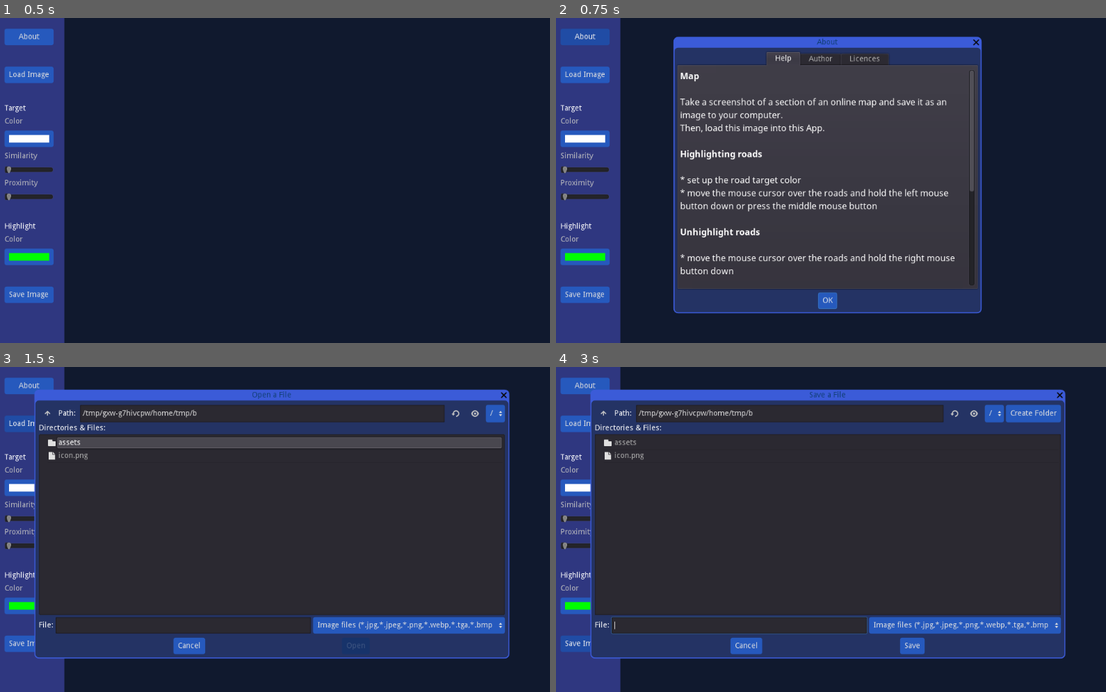
Above: before the commit, frames 1-4 (two rows, left to right).
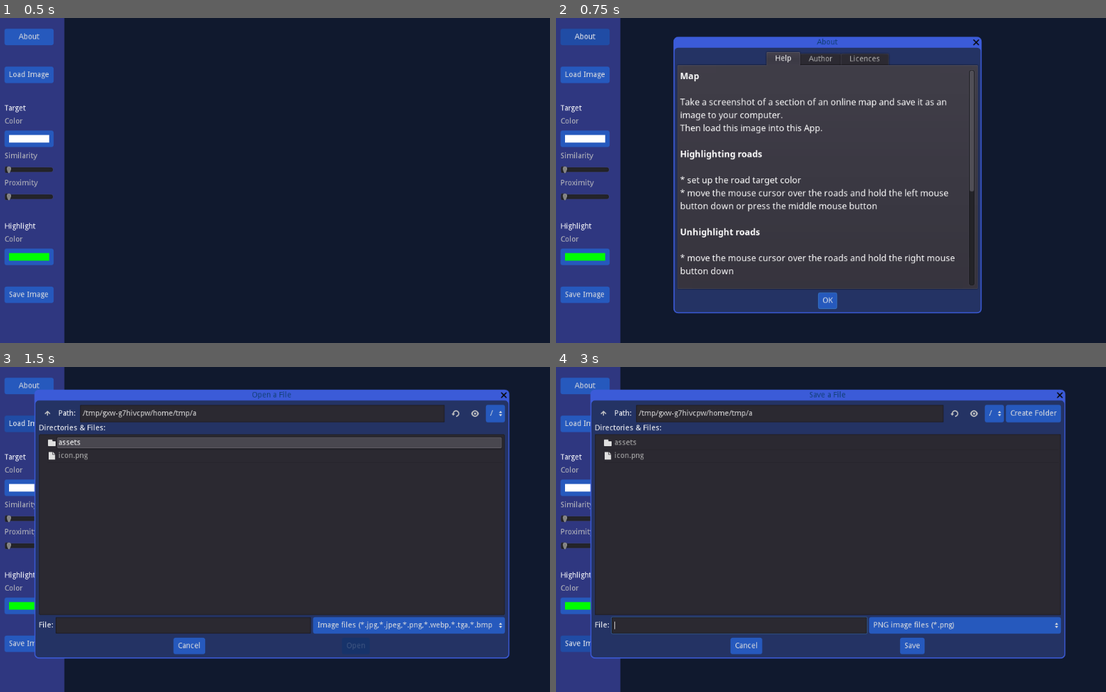
Above: after the commit, the same moments.

Repository: andrew-wilkes/color-replacement-brush
Game: Godot game, scene res://Main.tscn
Two runs of this game, one before a commit and one after it. Both use one fixed random seed, a clock stepped at 60 frames per second and the inputs below.
Inputs (mouse positions are in pixels of both pictures, inside the frame that each line leads up to):
- Up to frame 1 (0.5 s): no input
- Up to frame 2 (0.75 s): click "About" at 0.5 s
- Up to frame 3 (1.5 s): click "Load Image" at 1.25 s
- Up to frame 4 (3 s): click (737, 627) at 2.02 s; type "12" at 2.1 s; click "Save Image" at 2.75 s

Frame 1 is identical in both runs. In frame 2, 0.3% of the frame differs, in the area x 26-49%, y 32-36%; in frame 3, less than 0.1%; in frame 4, 0.3%, in the area x 35-90%, y 13-81%.

Commit message:
Clean up the code

Diff:
--- a/src/Main.gd
+++ b/src/Main.gd
@@ -3,6 +3,8 @@
 enum { SAVING, LOADING }
 
 const CELL_SIZE = 4 # e.g. 4 x 4 pixels square
+const INPUT_FILE_FILTERS = "*.jpg,*.jpeg,*.png,*.webp,*.tga,*.bmp ; Image files"
+const OUTPUT_FILE_FILTERS = "*.png ; PNG image files"
 
 onready var file_dialog: FileDialog = $c/FileDialog
 
@@ -30,72 +32,6 @@
 	get_node("%ReplacementColor").color = settings.replacement_color
 	set_replacement_color(settings.replacement_color)
 	Input.use_accumulated_input = true
-
-
-func _on_LoadImage_pressed():
-	file_mode = LOADING
-	file_dialog.mode = FileDialog.MODE_OPEN_FILE
-	file_dialog.current_dir = settings.load_dir
-	show_file_dialog()
-
-
-func _on_SaveImage_pressed():
-	file_mode = SAVING
-	file_dialog.mode = FileDialog.MODE_SAVE_FILE
-	file_dialog.current_dir = settings.save_dir
-	show_file_dialog()
-
-
-func show_file_dialog():
-	# Allow the popup to be closed after loading image
-	disable_viewport_input()
-	file_dialog.current_path = ""
-	file_dialog.current_file = ""
-	file_dialog.popup_centered()
-
-
-func _on_FileDialog_file_selected(path):
-	match file_mode:
-		LOADING:
-			settings.load_dir = path.get_base_dir()
-			load_image(path)
-		SAVING:
-			settings.save_dir = path.get_base_dir()
-			save_image(path)
-
-
-func load_image(path):
-	var texture = ImageTexture.new()
-	var image = Image.new()
-	image.load(path)
-	texture.create_from_image(image)
-	get_node("%Image").texture = texture
-	init_cells(image.get_size())
-
-
-func save_image(path):
-	var img = $VP/Viewport.get_texture().get_data()
-	var isize = get_node("%Image").rect_size
-	img.flip_y()
-	img.crop(isize.x, isize.y)
-	img.save_png(path)
-
-
-func _unhandled_input(event):
-	if event is InputEventKey:
-		if event.pressed and event.scancode == KEY_ESCAPE:
-			save_and_quit()
-
-
-# Handle shutdown of App
-func _notification(what):
-	if what == MainLoop.NOTIFICATION_WM_QUIT_REQUEST:
-		save_and_quit()
-
-
-func save_and_quit():
-	settings.save_data()
-	get_tree().quit()
 
 
 func _on_Image_gui_input(event):
@@ -120,52 +56,6 @@
 	$HideMarker.start()
 
 
-func _on_Help_pressed():
-	disable_viewport_input()
-	$c/AboutDialog.popup_centered()
-
-
-func _on_AboutDialog_popup_hide():
-	disable_viewport_input(false)
-
-
-func _on_Similarity_value_changed(value):
-	settings.similarity = value
-	get_node("%Image").material.set_shader_param("deviance", 1.0 - value)
-
-
-func _on_Proximity_value_changed(value):
-	settings.proximity = value
-
-
-func _on_TargetColor_color_changed(color):
-	set_target_color(color)
-
-
-func set_target_color(color):
-	settings.target_color = color
-	get_node("%Image").material.set_shader_param("target_color", color)
-
-
-func _on_ReplacementColor_color_changed(color):
-	set_replacement_color(color)
-
-
-func set_replacement_color(color):
-	settings.replacement_color = color
-	get_node("%Image").material.set_shader_param("replacement_color", color)
-
-
-func disable_viewport_input(disable = true):
-	$VP/Viewport.gui_disable_input = disable
-	# Get the cross cursor back
-	get_node("%Image").grab_focus()
-
-
-func _on_FileDialog_popup_hide():
-	disable_viewport_input(false)
-
-
 func init_cells(_area: Vector2):
 	area = _area
 	# Want to at least cover the image area with the grid of cells
@@ -193,14 +83,9 @@
 	get_node("%Image").material.set_shader_param("cells", get_data_texture())
 
 
-var not_saved = true
-
 func get_data_texture():
 	var img = Image.new()
 	img.create_from_data(num_cols, num_rows, false, Image.FORMAT_R8, cells) # Only use the red component
-	if not_saved and Input.is_key_pressed(KEY_S):
-		img.save_png("res:test.png")
-		not_saved = false
 	var texture = ImageTexture.new()
 	texture.create_from_image(img, 0)
 	return texture
@@ -218,6 +103,110 @@
 	get_node("%Image").material.set_shader_param("marker_size", size)
 
 
+func _on_LoadImage_pressed():
+	file_mode = LOADING
+	file_dialog.mode = FileDialog.MODE_OPEN_FILE
+	file_dialog.current_dir = settings.load_dir
+	file_dialog.filters = PoolStringArray([INPUT_FILE_FILTERS])
+	show_file_dialog()
+
+
+func _on_SaveImage_pressed():
+	file_mode = SAVING
+	file_dialog.mode = FileDialog.MODE_SAVE_FILE
+	file_dialog.current_dir = settings.save_dir
+	file_dialog.filters = PoolStringArray([OUTPUT_FILE_FILTERS])
+	show_file_dialog()
+
+
+func _on_Help_pressed():
+	disable_viewport_input()
+	$c/AboutDialog.popup_centered()
+
+
+func _on_AboutDialog_popup_hide():
+	disable_viewport_input(false)
+
+
+func _on_Similarity_value_changed(value):
+	settings.similarity = value
+	get_node("%Image").material.set_shader_param("deviance", 1.0 - value)
+
+
+func _on_Proximity_value_changed(value):
+	settings.proximity = value
+
+
+func _on_TargetColor_color_changed(color):
+	set_target_color(color)
+
+
+func set_target_color(color):
+	settings.target_color = color
+	get_node("%Image").material.set_shader_param("target_color", color)
+
+
+func _on_ReplacementColor_color_changed(color):
+	set_replacement_color(color)
+
+
+func set_replacement_color(color):
+	settings.replacement_color = color
+	get_node("%Image").material.set_shader_param("replacement_color", color)
+
+
+func show_file_dialog():
+	# Allow the popup to be closed after loading image
+	disable_viewport_input()
+	file_dialog.current_path = ""
+	file_dialog.current_file = ""
+	file_dialog.popup_centered()
+
+
+func _on_FileDialog_file_selected(path):
+	match file_mode:
+		LOADING:
+			settings.load_dir = path.get_base_dir()
+			load_image(path)
+		SAVING:
+			settings.save_dir = path.get_base_dir()
+			save_image(path)
+
+
+func load_image(path):
+	var texture = ImageTexture.new()
+	var image = Image.new()
+	if OK == image.load(path):
+		texture.create_from_image(image)
+		get_node("%Image").texture = texture
+		init_cells(image.get_size())
+
+
+func save_image(path):
+	var img = $VP/Viewport.get_texture().get_data()
+	var isize = get_node("%Image").rect_size
+	img.flip_y()
+	img.crop(isize.x, isize.y)
+	img.save_png(path)
+
+
+func _unhandled_input(event):
+	if event is InputEventKey:
+		if event.pressed and event.scancode == KEY_ESCAPE:
+			save_and_quit()
+
+
+# Handle shutdown of App
+func _notification(what):
+	if what == MainLoop.NOTIFICATION_WM_QUIT_REQUEST:
+		save_and_quit()
+
+
+func save_and_quit():
+	settings.save_data()
+	get_tree().quit()
+
+
 func _on_Main_resized():
 	# Allow the Viewport to be reduced in size and throttle how often it does so
 	$VP/Viewport.size = Vector2.ZERO
@@ -250,3 +239,13 @@
 
 func _on_Author_meta_clicked(meta):
 	var _e = OS.shell_open(str(meta))
+
+
+func disable_viewport_input(disable = true):
+	$VP/Viewport.gui_disable_input = disable
+	# Get the cross cursor back
+	get_node("%Image").grab_focus()
+
+
+func _on_FileDialog_popup_hide():
+	disable_viewport_input(false)
--- a/src/Main.tscn
+++ b/src/Main.tscn
@@ -244,7 +244,7 @@
 bbcode_text = "[b]Map[/b]
 
 Take a screenshot of a section of an online map and save it as an image to your computer.
-Then, load this image into this App.
+Then load this image into this App.
 
 [b]Highlighting roads[/b]
 
@@ -269,7 +269,7 @@
 text = "Map
 
 Take a screenshot of a section of an online map and save it as an image to your computer.
-Then, load this image into this App.
+Then load this image into this App.
 
 Highlighting roads
 
--- a/src/settings.gd
+++ b/src/settings.gd
@@ -7,7 +7,7 @@
 export var load_dir = ""
 export var save_dir = ""
 export var similarity = 0.0
-export var proximity = 1 # How many grid cells around the target to affect
+export var proximity = 1 # Width of capture square
 export var target_color = Color.white
 export var replacement_color = Color.green
 
